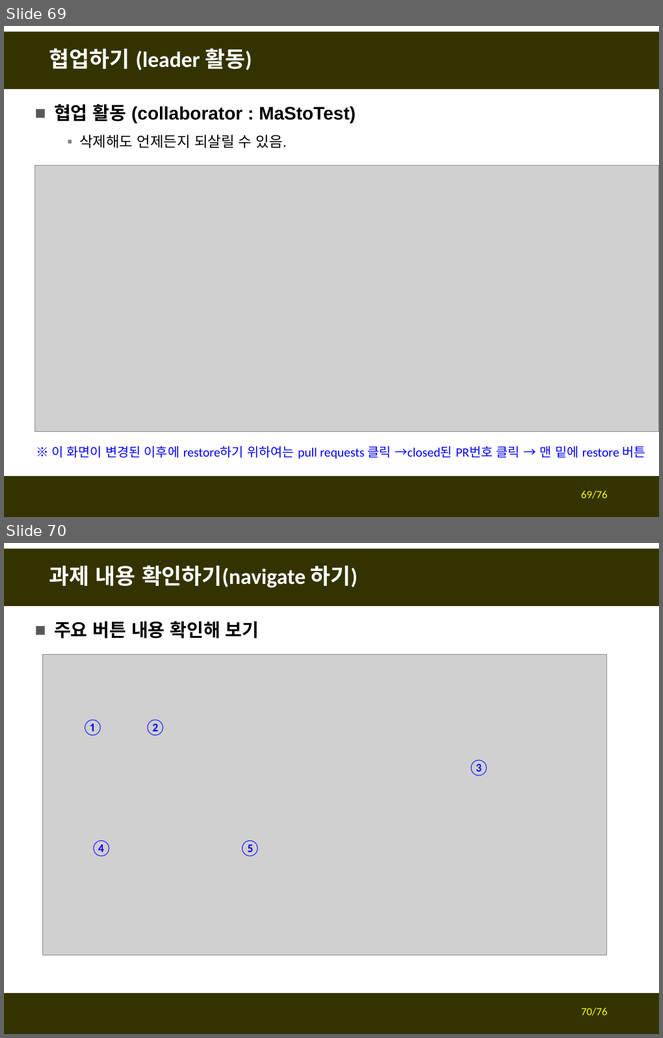
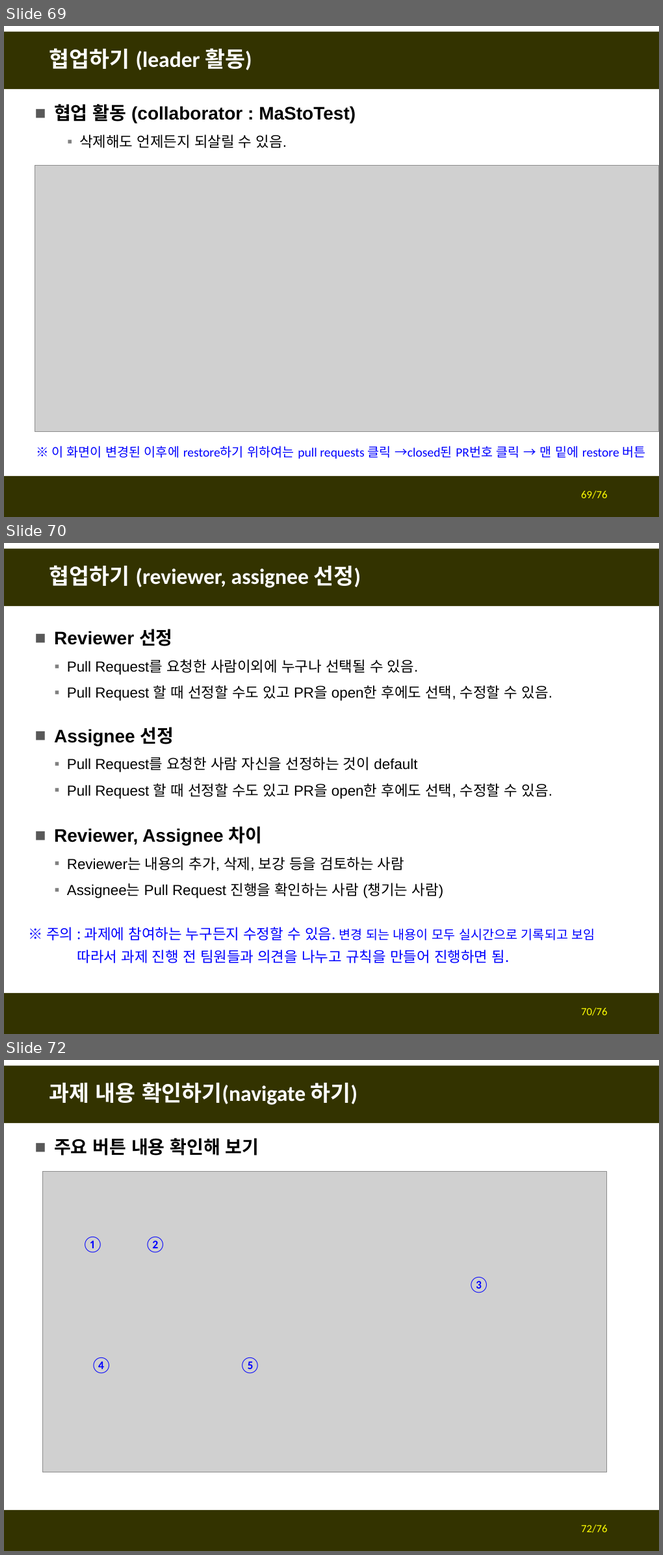
Before and after one commit to fasthill/github-lecture, a slide deck: git및github첫걸음4-협업하기.pptx. Shown one above the other, each under a label of ours: slides 69 and 70 before the commit, slides 69, 70 and 72 after it; the slides between them are not shown. The pictures are 663x1038 and 663x1555 pixels, drawn with LibreOffice and Linux fonts; fonts in the diff are those of the drawing; grey boxes stand for pictures. Boxes give left, top, right and bottom in pixels: in the first picture for what was removed or moved away, otherwise in the second. Text is boxed around its words. In the diff, an @@ line names an element or a change of style, - is before the commit and + after.

```diff
--- a/git및github첫걸음4-협업하기.pptx
+++ b/git및github첫걸음4-협업하기.pptx
@@ slide 70 added at bbox=[4, 543, 659, 1034], background #FFFFFF; not listed: 2 template elements that a slide beside it also shows @@
@@ title added at bbox=[50, 565, 361, 588], 24 pt, text #FFFFFF, bold @@
+협업하기 (reviewer, assignee 선정)
@@ text added at bbox=[54, 629, 553, 701], 16 pt, text #000000 @@
+■ Reviewer 선정
+  ▪ Pull Request를 요청한 사람이외에 누구나 선택될 수 있음.
+  ▪ Pull Request 할 때 선정할 수도 있고 PR을 open한 후에도 선택, 수정할 수 있음.
@@ text added at bbox=[54, 727, 553, 799], 16 pt, text #000000 @@
+■ Assignee 선정
+  ▪ Pull Request를 요청한 사람 자신을 선정하는 것이 default
+  ▪ Pull Request 할 때 선정할 수도 있고 PR을 open한 후에도 선택, 수정할 수 있음.
@@ text added at bbox=[54, 826, 444, 899], 16 pt, text #000000 @@
+■ Reviewer, Assignee 차이
+  ▪ Reviewer는 내용의 추가, 삭제, 보강 등을 검토하는 사람
+  ▪ Assignee는 Pull Request 진행을 확인하는 사람 (챙기는 사람)
@@ text added at bbox=[46, 927, 596, 964], 16 pt, text #0000FF @@
+※ 주의 : 과제에 참여하는 누구든지 수정할 수 있음. 변경 되는 내용이 모두 실시간으로 기록되고 보임
+따라서 과제 진행 전 팀원들과 의견을 나누고 규칙을 만들어 진행하면 됨.
@@ page number added at bbox=[581, 1008, 607, 1016], 12 pt, text #FFFF00 @@
+70/76
@@ what was slide 70 is now slide 72 @@
@@ page number at bbox=[581, 1525, 607, 1533]: text changed @@
-70/76
+72/76
```
Also in this commit, not shown: 1 other slide added.
